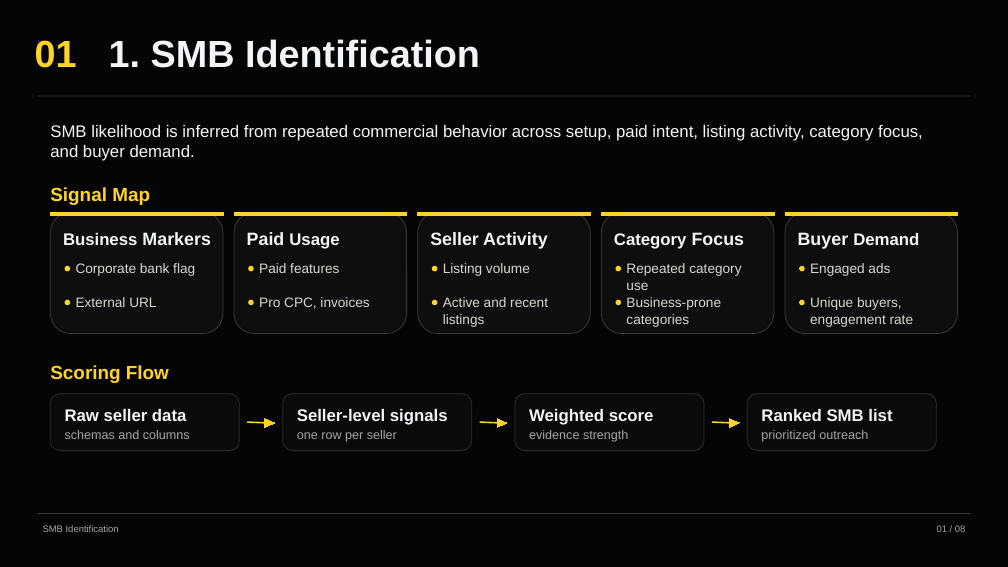
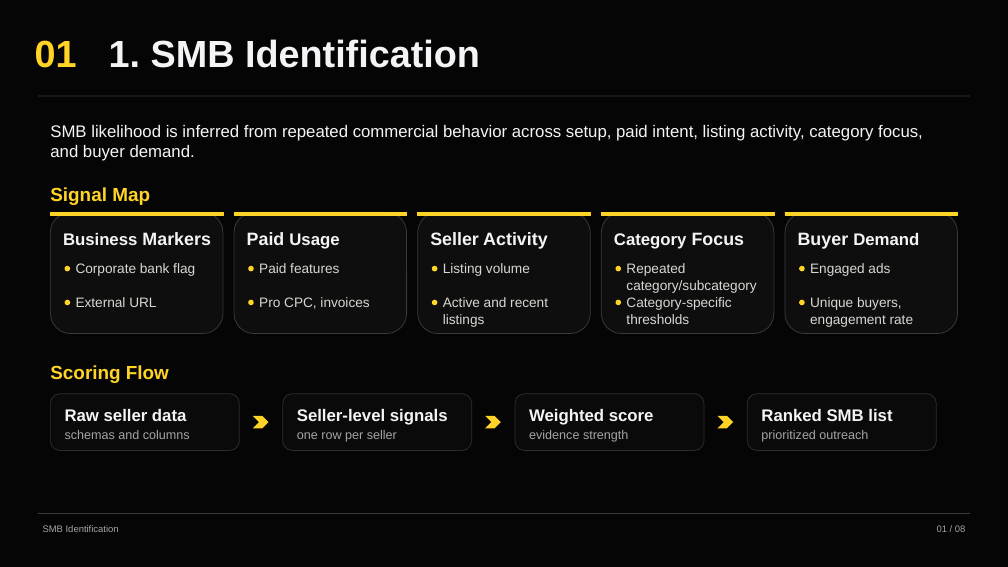
Before and after one commit to omer-t/marktplaats-assignment, a slide deck: slide 2 of deliverables/smb_bundles/assignment_2_q1_only.pptx. Drawn at 1008x567 pixels with LibreOffice and Linux fonts; fonts in the diff are those of the drawing. Boxes give left, top, right and bottom in pixels: in the first picture for what was removed or moved away, otherwise in the second. Text is boxed around its words. In the diff, an @@ line names an element or a change of style, - is before the commit and + after.

```diff
--- a/deliverables/smb_bundles/assignment_2_q1_only.pptx
+++ b/deliverables/smb_bundles/assignment_2_q1_only.pptx
@@ text at [626,263,756,293]: text changed @@
-Repeated category use
+Repeated category/subcategory
@@ text at [626,297,731,324]: text changed @@
-Business-prone categories
+Category-specific thresholds
@@ chevron added at [253,416,268,429], fill #FFD426 @@
@@ triangle removed at [265,419,274,427] @@
@@ chevron added at [485,416,501,429], fill #FFD426 @@
@@ triangle removed at [497,419,506,427] @@
@@ chevron added at [718,416,734,429], fill #FFD426 @@
@@ triangle removed at [730,419,739,427] @@
@@ line removed from (247, 422) to (267, 423) @@
@@ line removed from (479, 422) to (499, 423) @@
@@ line removed from (712, 422) to (732, 423) @@
```
Also in this commit, not shown: 1 other slide changed, 8 other files.
